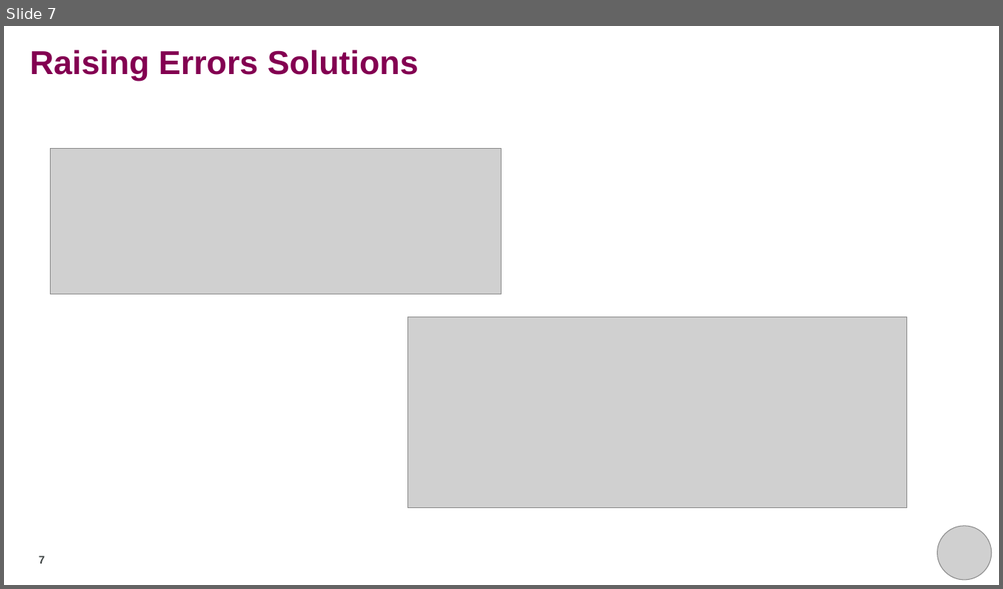
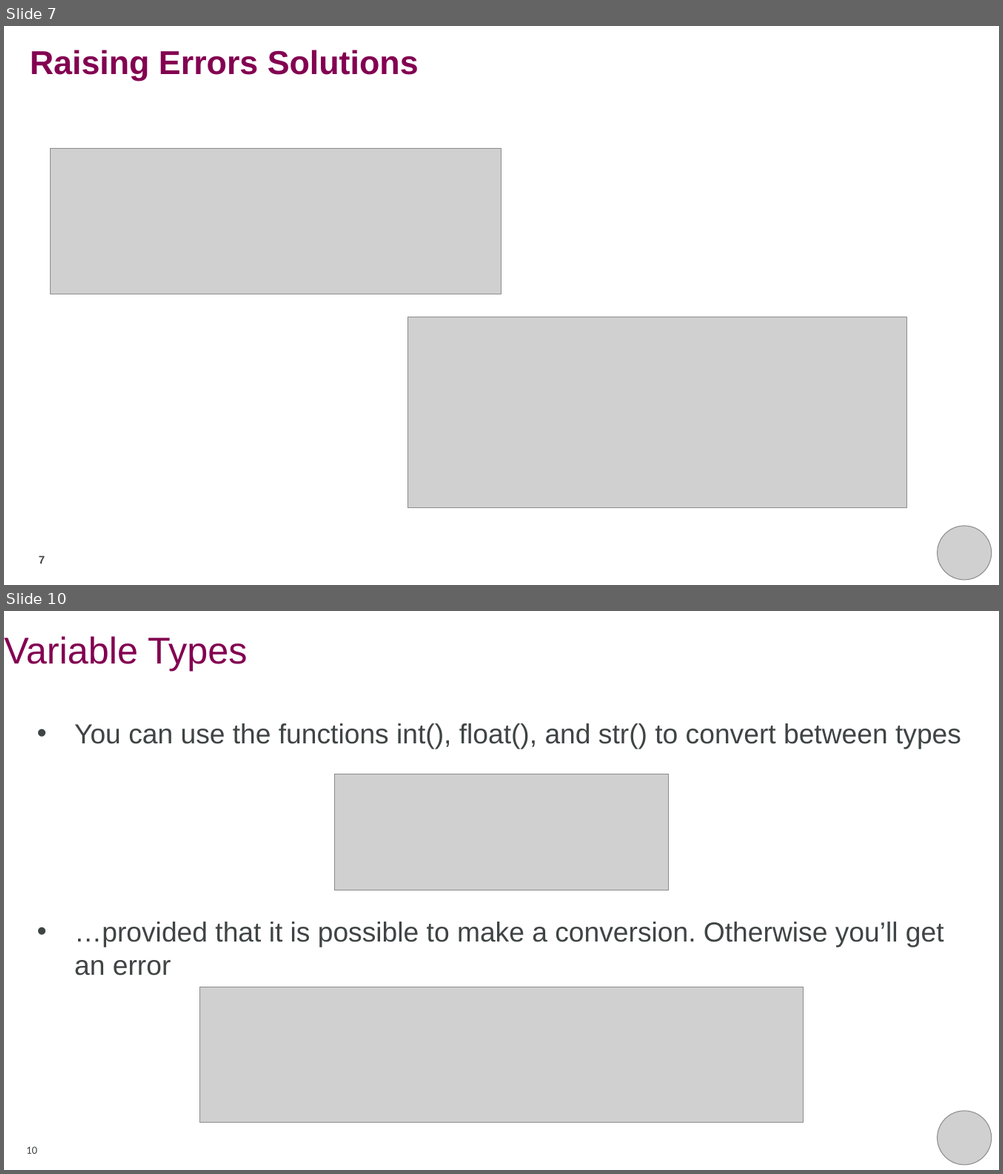
Before and after one commit to rkhetani/beginners-python, a slide deck: additional_notes/extra_notes.pptx. Shown one above the other, each under a label of ours: slide 7 before the commit, slides 7 and 10 after it; the slides between them are not shown. The pictures are 1003x589 and 1003x1174 pixels, drawn with LibreOffice and Linux fonts; fonts in the diff are those of the drawing; grey boxes stand for pictures; background and template pictures are left out. Boxes give left, top, right and bottom in pixels: in the first picture for what was removed or moved away, otherwise in the second. Text is boxed around its words. In the diff, an @@ line names an element or a change of style, - is before the commit and + after.

```diff
--- a/additional_notes/extra_notes.pptx
+++ b/additional_notes/extra_notes.pptx
@@ slide 10 added at (x1=4, y1=611, x2=999, y2=1170), background #FFFFFF @@
@@ title added at (x1=4, y1=636, x2=247, y2=671), 36 pt, text #830051 @@
+Variable Types
@@ text added at (x1=74, y1=723, x2=961, y2=976), 26.7 pt, text #3F4444 @@
+• You can use the functions int(), float(), and str() to convert between types
+• …provided that it is possible to make a conversion. Otherwise you’ll get an error
@@ picture added at (x1=335, y1=775, x2=669, y2=891) @@
@@ picture added at (x1=199, y1=987, x2=803, y2=1123) @@
@@ picture added at (x1=937, y1=1111, x2=992, y2=1165) @@
@@ page number added at (x1=26, y1=1147, x2=37, y2=1154), 10.5 pt, text #3F4444 @@
+10
```
Also in this commit, not shown: 4 other slides added.
